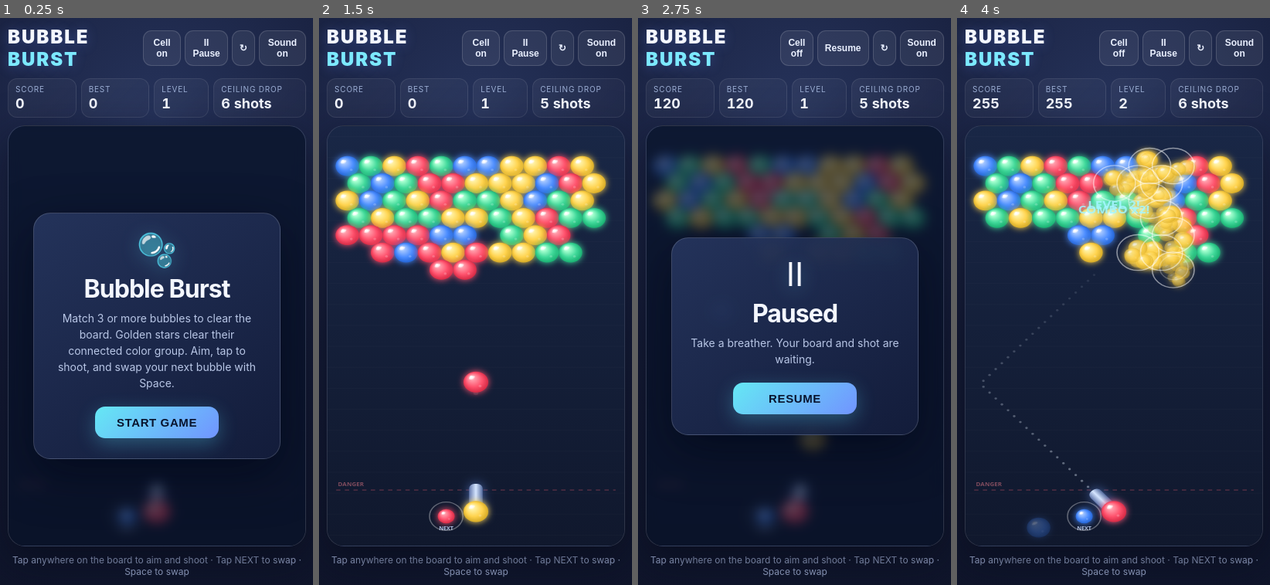
Above: before the commit, frames 1-4 (left to right).
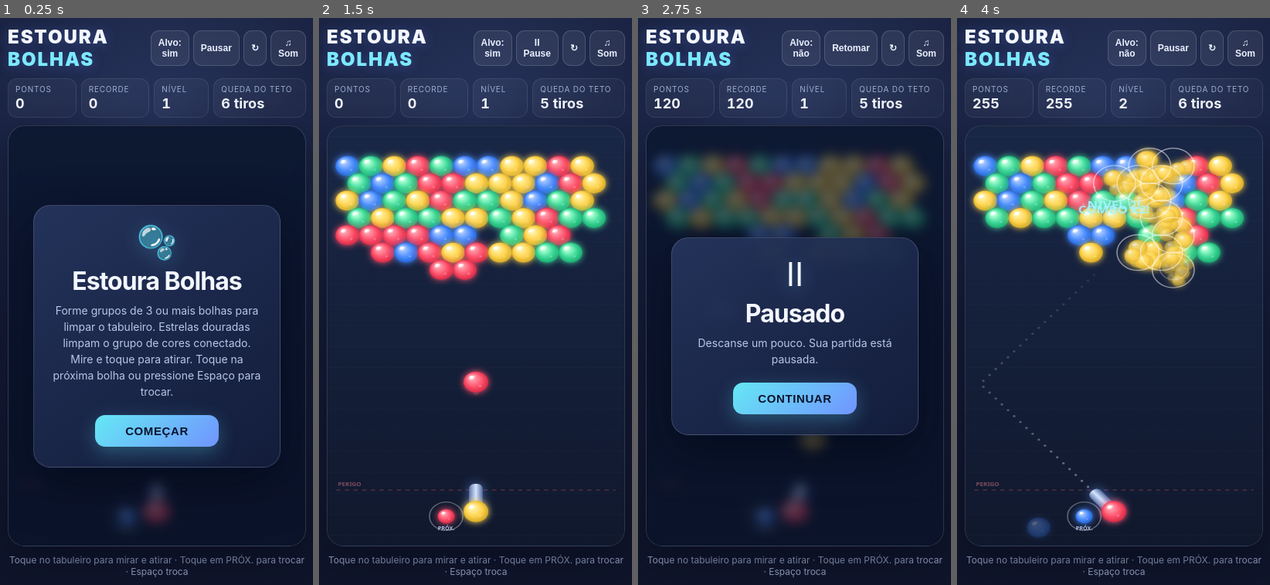
Above: after the commit, the same moments.

Repository: thales-ken/BubbleShooterGame
Game: browser game, page index.html
The game is run twice, just before and just after one commit, with the same random seed, the same clock (stepped at 60 frames per second) and the same inputs.
Inputs (mouse positions are in pixels of both pictures, inside the frame that each line leads up to):
- Up to frame 1 (0.25 s): no input
- Up to frame 2 (1.5 s): click "START GAME" (after the commit: "COMEÇAR") at 0.27 s; hold Right from 1.03 s (still down); click (475, 375) at 1.07 s
- Up to frame 3 (2.75 s): release Right at 1.53 s; hold Down 1.58-1.85 s; click (735, 295) at 1.67 s; hold Left 1.9-2.47 s; click "Cell on" (after the commit: "Alvo: sim") at 2.02 s; click (853, 273) at 2.27 s; tap Escape at 2.52 s; hold Right from 2.52 s (still down)
- Up to frame 4 (4 s): click (1157, 420) at 2.87 s; release Right at 3.18 s; hold Left 3.23-3.67 s; click "RESUME" (after the commit: "CONTINUAR") at 3.27 s; click (1038, 443) at 3.47 s; hold Down from 3.72 s (still down)

The runs differ from the first frame. In frame 1, 11% of the frame differs, in the area x 2-98%, y 2-99%; in frame 2, 2.5%; in frame 3, 3.8%; in frame 4, 2.6%.

Commit message:
feat: change language to pt-br

Diff:
--- a/index.html
+++ b/index.html
@@ -1,10 +1,10 @@
 <!doctype html>
-<html lang="en">
+<html lang="pt-BR">
 <head>
 <meta charset="utf-8">
 <meta name="viewport" content="width=device-width, initial-scale=1, maximum-scale=1, user-scalable=no">
 <meta name="theme-color" content="#10162d">
-<title>Bubble Burst</title>
+<title>Estoura Bolhas</title>
 <style>
   :root { color-scheme: dark; font-family: Inter, ui-sans-serif, system-ui, -apple-system, BlinkMacSystemFont, "Segoe UI", sans-serif; }
   * { box-sizing: border-box; }
@@ -17,6 +17,7 @@
   .header-actions { display:flex; gap:5px; }
   .header-actions button { background:#ffffff12; color:#eaf0ff; border:1px solid #ffffff25; border-radius:11px; padding:8px 9px; min-height:38px; font-weight:750; font-size:12px; cursor:pointer; }
   @media (max-width:370px) { .header-actions button { padding:7px 6px; font-size:10px; } .header-actions { gap:3px; } }
+  @media (max-width:370px) { .brand { font-size:15px; letter-spacing:.04em; } .header-actions button { padding:6px 4px; font-size:9px; min-height:34px; } }
   .stats { display: grid; grid-template-columns: 1fr 1fr .8fr 1.35fr; gap: 6px; flex: 0 0 auto; }
   .stat { border: 1px solid #ffffff17; background: linear-gradient(135deg,#ffffff0d,#ffffff05); border-radius: 12px; padding: 7px 9px; min-width: 0; }
   .stat small { display:block; color:#9caed4; font-size: clamp(8px,2.5vw,10px); letter-spacing:.08em; text-transform:uppercase; white-space:nowrap; }
@@ -39,18 +40,18 @@
 </style>
 </head>
 <body>
-<main class="shell" aria-label="Bubble Burst game">
-  <header><div class="brand">Bubble <span>Burst</span></div><div class="header-actions"><button id="landingToggle" type="button" aria-pressed="true" aria-label="Toggle predicted landing cell">Cell on</button><button id="pause" aria-label="Pause game">II Pause</button><button id="restart" aria-label="Restart game">&#8635;</button><button class="mute" id="mute" aria-label="Toggle sound">Sound on</button></div></header>
+<main class="shell" aria-label="Jogo Estoura Bolhas">
+  <header><div class="brand">Estoura <span>Bolhas</span></div><div class="header-actions"><button id="landingToggle" type="button" aria-pressed="true" aria-label="Alternar indicação da posição de encaixe">Alvo: sim</button><button id="pause" aria-label="Pausar jogo">Pausar</button><button id="restart" aria-label="Reiniciar partida">&#8635;</button><button class="mute" id="mute" aria-label="Alternar som">&#9835; Som</button></div></header>
   <section class="stats" aria-live="polite">
-    <div class="stat"><small>Score</small><strong id="score">0</strong></div>
-    <div class="stat"><small>Best</small><strong id="best">0</strong></div>
-    <div class="stat"><small>Level</small><strong id="level">1</strong></div>
-    <div class="stat" id="dropStat"><small>Ceiling drop</small><strong id="drops">6 shots</strong></div>
+    <div class="stat"><small>Pontos</small><strong id="score">0</strong></div>
+    <div class="stat"><small>Recorde</small><strong id="best">0</strong></div>
+    <div class="stat"><small>Nível</small><strong id="level">1</strong></div>
+    <div class="stat" id="dropStat"><small>Queda do teto</small><strong id="drops">6 tiros</strong></div>
   </section>
-  <div class="board-wrap"><canvas id="game" aria-label="Bubble shooter game board"></canvas>
-    <div class="overlay" id="overlay"><div class="card"><div class="emoji" id="emoji">&#129767;</div><h1 id="title">Bubble Burst</h1><p id="message">Match 3 or more bubbles to clear the board. Golden stars clear their connected color group. Aim, tap to shoot, and swap your next bubble with Space.</p><button class="play" id="play">START GAME</button></div></div>
+  <div class="board-wrap"><canvas id="game" aria-label="Tabuleiro do jogo de estourar bolhas"></canvas>
+    <div class="overlay" id="overlay"><div class="card"><div class="emoji" id="emoji">&#129767;</div><h1 id="title">Estoura Bolhas</h1><p id="message">Forme grupos de 3 ou mais bolhas para limpar o tabuleiro. Estrelas douradas limpam o grupo de cores conectado. Mire e toque para atirar. Toque na próxima bolha ou pressione Espaço para trocar.</p><button class="play" id="play">COMEÇAR</button></div></div>
   </div>
-  <div class="hint">Tap anywhere on the board to aim and shoot &middot; Tap NEXT to swap &middot; Space to swap</div>
+  <div class="hint">Toque no tabuleiro para mirar e atirar &middot; Toque em PRÓX. para trocar &middot; Espaço troca</div>
 </main>
 <script>
 (() => {
@@ -73,12 +74,12 @@
   let state='menu', muted=false, audio=null, lastTime=0, combo=0, pointerDown=false,showLanding=storage.get('bubbleBurstShowLanding')!=='false';
   $('best').textContent=best;
   function showRuntimeError(error){
-    console.error('Bubble Burst stopped:',error);
+    console.error('O jogo parou:',error);
     state='error';
     $('emoji').textContent='!';
-    $('title').textContent='Game could not start';
-    $('message').textContent=`${error && error.message ? error.message : error}. Reload the page after checking browser compatibility.`;
-    $('play').textContent='RELOAD GAME';
+    $('title').textContent='Não foi possível iniciar';
+    $('message').textContent=`${error && error.message ? error.message : error}. Recarregue a página e verifique a compatibilidade do navegador.`;
+    $('play').textContent='RECARREGAR';
     $('overlay').classList.remove('hidden');
   }
   window.addEventListener('error',e=>showRuntimeError(e.error||e.message));
@@ -97,8 +98,8 @@
     // Use four colors at first, then add colors as levels rise. A matching pair is always reachable.
     for(let r=0;r<6;r++)for(let c=0;c<COLS;c++){if(r>=4&&Math.random()<.22)continue;grid[r][c]=Math.floor(Math.random()*4);}
     grid[6][4]=grid[6][5]=Math.floor(Math.random()*4);current=grid[6][4];next=randBubble();state='playing';$('overlay').classList.add('hidden');$('pause').textContent='II Pause';updateUI(); }
-  function updateUI(){ $('score').textContent=score.toLocaleString();$('best').textContent=best.toLocaleString();$('level').textContent=level;$('drops').textContent=shotsSinceDrop>=dropEvery()-1?'DROP NEXT':`${dropEvery()-shotsSinceDrop} shots`;$('dropStat').classList.toggle('warning',state==='playing'&&shotsSinceDrop>=dropEvery()-1); }
-  function setScore(n){score+=n;const newLevel=1+Math.floor(score/250);if(newLevel>level){level=newLevel;floatTexts.push({text:`LEVEL ${level}!`,x:W/2,y:TOP+90,life:1.5,m …(132 unchanged characters)…
+  function updateUI(){const remaining=dropEvery()-shotsSinceDrop;$('score').textContent=score.toLocaleString('pt-BR');$('best').textContent=best.toLocaleString('pt-BR');$('level').textContent=level;$('drops').textContent=remaining<=1?'QUEDA PRÓXIMA':`${remaining} ${remaining===1?'tiro':'tiros'}`;$('dropStat').classList.toggle('warning',state==='playing'&&remaining<=1); }
+  function setScore(n){score+=n;const newLevel=1+Math.floor(score/250);if(newLevel>level){level=newLevel;floatTexts.push({text:`NÍVEL ${level}!`,x:W/2,y:TOP+90,life:1.5,m …(132 unchanged characters)…
   function drawBubble(x,y,color,r=R,alpha=1){ if(color==null)return; const c=COLORS[color];ctx.save();ctx.globalAlpha=alpha;ctx.shadowColor=c.hex;ctx.shadowBlur=8;
     const g=ctx.createRadialGradient(x-r*.38,y-r*.48,r*.08,x,y,r*1.1);g.addColorStop(0,'#ffffff');g.addColorStop(.16,c.light);g.addColorStop(.58,c.hex);g.addColorStop(1,shade(c.hex,-48));ctx.fillStyle=g;ctx.beginPath();ctx.arc(x,y,r,0,Math.PI*2);ctx.fill();ctx.shadowBlur=0;
     ctx.fillStyle='#ffffff88';ctx.beginPath();ctx.ellipse(x-r*.32,y-r*.42,r*.27,r*.12,-.5,0,Math.PI*2);ctx.fill();ctx.f …(257 unchanged characters)…
@@ -108,14 +109,14 @@
     const bg=ctx.createLinearGradient(0,0,0,H);bg.addColorStop(0,'#192746');bg.addColorStop(1,'#10182d');ctx.fillStyle=bg;ctx.fillRect(0,0,W,H);
     ctx.strokeStyle='#ffffff08';ctx.lineWidth=1;for(let y=20;y<H;y+=40){ctx.beginPath();ctx.moveTo(0,y);ctx.lineTo(W,y);ctx.stroke();}
     // Danger line.
-    ctx.save();ctx.setLineDash([7,7]);ctx.strokeStyle='#ff64 …(174 unchanged characters)… -ui';ctx.textAlign='left';ctx.fillText('DANGER',17,DANGER_Y-7);ctx.restore();
+    ctx.save();ctx.setLineDash([7,7]);ctx.strokeStyle='#ff64 …(174 unchanged characters)… -ui';ctx.textAlign='left';ctx.fillText('PERIGO',17,DANGER_Y-7);ctx.restore();
     for(let r=0;r<MAX_ROWS;r++)for(let c=0;c<COLS;c++)if(grid[r][c]!=null){const p=center(r,c);drawBubble(p.x,p.y,grid[r][c]);}
     // Aim ray with accurate side-wall reflections.
-    if(state==='playing'&&!projectile){const trace=traceAim( …(447 unchanged characters)… i';ctx.textAlign='center';ctx.fillText('LANDS HERE',p.x,p.y-R-10);}ctx.restore();}
+    if(state==='playing'&&!projectile){const trace=traceAim( …(447 unchanged characters)… i';ctx.textAlign='center';ctx.fillText('ENCAIXA AQUI',p.x,p.y-R-10);}ctx.restore();}
     // Shooter and cannon barrel.
     const a=direction(),sx=W/2,sy=SHOOT_Y;ctx.save();ctx.translate(sx,sy);ctx.rotate(Math.atan2(a.y,a.x)+Math.PI/2);ctx …(335 unchanged characters)…
     drawBubble(sx,sy,current,R+1);drawBubble(sx-48,sy+9,next,R*.72);
-    ctx.fillStyle='#aebfe2';ctx.font='700 9px system-ui';ctx.textAlign='center';ctx.fillText('NEXT',sx-48,sy+36);
+    ctx.fillStyle='#aebfe2';ctx.font='700 9px system-ui';ctx.textAlign='center';ctx.fillText('PRÓX.',sx-48,sy+36);
     // A generous glow makes the small swap preview easy to tap on touch screens.
     ctx.save();ctx.strokeStyle='#ffffff55';ctx.lineWidth=2;ctx.beginPath();ctx.arc(sx-48,sy+9,R+8,0,Math.PI*2);ctx.stroke();ctx.restore();
     // Keep the in-flight bubble visible, with a short trail that follows its velocity.
@@ -153,7 +154,7 @@
       for(const [rr,cc] of match){const p=center(rr,cc),color=grid[rr][cc];burst(p.x,p.y,color);grid[rr][cc]=null;}
       const gained=match.length*10+Math.max(0,combo-1)*25+(star?35:0);
       setScore(gained);sound(star?900:560+combo*100,.24,'sine',.065,190);
-      const label=star?'STAR BURST!':combo>1?`COMBO x${combo}!`:'NICE POP!';
+      const label=star?'ESTOURO ESTELAR!':combo>1?`COMBO x${combo}!`:'BOA!';
       floatTexts.push({text:label,x:W/2,y:TOP+100,life:1.15,max:1.15,color:star?'#fff0a0':combo>1?'#a3f6ff':'#ffffff'});
       // Any bubbles with no path to the ceiling detach and fall for bonus points.
       const attached=new Set(),q=[];
@@ -161,25 +162,25 @@
       while(q.length){const [ar,ac]=q.shift();for(const [nr,nc] of neighbors(ar,ac)){const k=`${nr},${nc}`;if(valid(nr,nc)&&grid[nr][nc]!=null&&!attached.has(k)){attached.add(k);q.push([nr,nc]);}}}
       let dropped=0;
       for(let rr=0;rr<MAX_ROWS;rr++)for(let cc=0;cc<COLS;cc++)if(grid[rr][cc]!=null&&!attached.has(`${rr},${cc}`)){const p=center(rr,cc);falling.push({x:p.x,y:p.y,color:grid[rr][cc],vx:(Math.random()-.5)*100,vy:-40,life:1.5,alpha:1});grid[rr][cc]=null;dropped++;}
-      if(dropped){setScore(dropped*20);sound(270,.28,'triangle',.045,-120);floatTexts.push({text:`+${dropped*20} DROP BONUS`,x:W/2,y:TOP+132,life:1.2,max:1.2,color:'#ffd88a'});}
+      if(dropped){setScore(dropped*20);sound(270,.28,'triangle',.045,-120);floatTexts.push({text:`BÔNUS DE QUEDA +${dropped*20}`,x:W/2,y:TOP+132,life:1.2,max:1.2,color:'#ffd88a'});}
       shotsSinceDrop=0;updateUI();if(!grid.some(row=>row.some(v=>v!=null)))finish(true);
     }else{combo=0;if(shotsSinceDrop>=dropEvery()){dropRow();shotsSinceDrop=0;}if(grid.some(row=>row.some(v=>v!=null))){for(let rr=0;rr<MAX_ROWS;rr++)for(let cc=0;cc<COLS;cc++)if(grid[rr][cc]!=null&&center(rr,cc).y+R>=DANGER_Y){finish(false);break;}}updateUI();}
   }  function burst(x,y,color){effects.push({x,y,r:R,a:.8});for(let i=0;i<8;i++){const a=Math.random()*Math.PI*2,s=50+Math.random()*135;particles.push({x,y,color,vx:Math.cos(a)*s,vy:Math.sin(a)*s,life:.32+Math.random()*.35,max:.67,alpha:1,r:R});}}
-  function dropRow(){for(let r=MAX_ROWS-1;r>0;r--)grid[r]=grid[r-1].slice();grid[0]=Array.from({length:COLS},()=>randColor());sound(140,.5,'triangle',.045,-60);floatTexts.push({text:'CEILING DROP!',x:W/2,y:TOP+35,life:1.2,max:1.2,color:'#ffb17d'});updateUI();}
-  function finish(win){if(state!=='playing')return;state=win …(104 unchanged characters)… nt(0x1F4A5);$('title').textContent=win?'Board cleared!':'Game over';$('message').textContent=win?`Amazing run! You scored ${score.toLocaleString()} points.`:`The bubbles crossed the danger line. Final score: ${score.toLocaleString()}.`;$('play').textContent='PLAY AGAIN';$('overlay').classList.remove('hidden');$('pause').textContent='II Pause';if(win){[660,830,990].forEach((f,i)=>s …(92 unchanged characters)…
+  function dropRow(){for(let r=MAX_ROWS-1;r>0;r--)grid[r]=grid[r-1].slice();grid[0]=Array.from({length:COLS},()=>randColor());sound(140,.5,'triangle',.045,-60);floatTexts.push({text:'DESCIDA DO TETO!',x:W/2,y:TOP+35,life:1.2,max:1.2,color:'#ffb17d'});updateUI();}
+  function finish(win){if(state!=='playing')return;state=win …(104 unchanged characters)… nt(0x1F4A5);$('title').textContent=win?'Tabuleiro limpo!':'Fim de jogo';$('message').textContent=win?`Mandou bem! Você fez ${score.toLocaleString('pt-BR')} pontos.`:`As bolhas cruzaram a linha de perigo. Pontuação final: ${score.toLocaleString('pt-BR')}.`;$('play').textContent='JOGAR DE NOVO';$('overlay').classList.remove('hidden');$('pause').textContent='Pausar';if(win){[660,830,990].forEach((f,i)=>s …(92 unchanged characters)…
   function pointerPos(e){const r=canvas.getBoundingClientRect();return{x:(e.clientX-r.left)/r.width*W,y:(e.clientY-r.top)/r.height*H};}
   canvas.addEventListener('pointermove',e=>{aim=pointerPos(e);});
   canvas.addEventListener('pointerdown',e=>{e.preventDefault();canvas.setPointerCapture(e.pointerId);aim=pointerPos(e);pointerDown=true;});
   function swapBubbles(){if(state==='playing'&&!projectile){[current,next]=[next,current];sound(440,.08,'sine',.04);}}
-  function togglePause(){if(state==='playing'){state='paused';$('title').textContent='Paused';$('emoji').textContent='II';$('message').textContent='Take a breather. Your board and shot are waiting.';$('play').textContent='RESUME';$('pause').textContent='Resume';$('overlay').classList.remove('hidden');}else if(state==='paused'){state='playing';$('overlay').classList.add('hidden');$('pause').textContent='II Pause';}}
+  function togglePause(){if(state==='playing'){state='paused';$('title').textContent='Pausado';$('emoji').textContent='II';$('message').textContent='Descanse um pouco. Sua partida está pausada.';$('play').textContent='CONTINUAR';$('pause').textContent='Retomar';$('overlay').classList.remove('hidden');}else if(state==='paused'){state='playing';$('overlay').classList.add('hidden');$('pause').textContent='Pausar';}}
   canvas.addEventListener('pointerup',e=>{const p=pointerPos(e);pointerDown=false;if(state!=='playing')return;if(Math.hypot(p.x-(W/2-48),p.y-(SHOOT_Y+9))<31){swapBubbles();return;}if(p.y<SHOOT_Y-35)shoot();});
   $('play').addEventListener('click',()=>{if(state==='error'){location.reload();return;}if(state==='paused'){togglePause();return;}try{sound(500,.08,'sine',.035);start();draw();}catch(error){showRuntimeError(error);}});
   $('pause').addEventListener('click',togglePause);
-  function updateLandingToggle(){$('landingToggle').textContent=showLanding?'Cell on':'Cell off';$('landingToggle').setAttribute('aria-pressed',String(showLanding));$('landingToggle').setAttribute('aria-label',showLanding?'Hide predicted landing cell':'Show predicted landing cell');}
+  function updateLandingToggle(){$('landingToggle').textContent=showLanding?'Alvo: sim':'Alvo: não';$('landingToggle').setAttribute('aria-pressed',String(showLanding));$('landingToggle').setAttribute('aria-label',showLanding?'Ocultar posição prevista de encaixe':'Mostrar posição prevista de encaixe');}
   $('landingToggle').addEventListener('click',()=>{showLanding=!showLanding;storage.set('bubbleBurstShowLanding',String(showLanding));updateLandingToggle();});
   updateLandingToggle();
   $('restart').addEventListener('click',()=>{try{start();draw();}catch(error){showRuntimeError(error);}});
-  $('mute').addEventListener('click',()=>{muted=!muted;$('mute').textContent=muted?'â™« Sound off':'â™« Sound on';$('mute').setAttribute('aria-label',muted?'Turn sound on':'Turn sound off');if(!muted)sound(600,.08);});
+  $('mute').addEventListener('click',()=>{muted=!muted;$('mute').textContent=muted?'♫ Mudo':'♫ Som';$('mute').setAttribute('aria-label',muted?'Ativar som':'Desativar som');if(!muted)sound(600,.08);});
   window.addEventListener('keydown',e=>{if(e.code==='Space'){e.preventDefault();swapBubbles();}else if(e.code==='Escape')togglePause();else if(e.code==='Enter'&&state!=='playing')$('play').click();});
   function loop(t){requestAnimationFrame(loop);try{const dt=Math.min(.033,(t-lastTime)/1000||0);lastTime=t;if(state!=='paused')update(dt);draw();}catch(error){showRuntimeError(error);}}
   requestAnimationFrame(loop);
